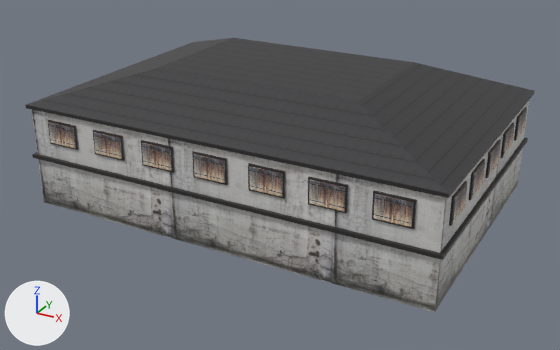
What one commit did to the FBX model src/Game/Arrow/ArrowContent/Models/Town/immeuble2.fbx.
Before and after are seen from a camera (50 mm lens) standing at (1.613, -1.483, 0.999) and looking at (0.607, 0.346, 0.084). The lights are fixed; the arrows at lower left show +X, +Y and +Z. Where no turn or scale is listed for an object, it has been applied to the vertices. Vertices at the same position are counted once.

In view in the first picture: 'Immeuble2_Cube', 'Immeuble2_toit_Cube_001', 'fenetre_Cube'.
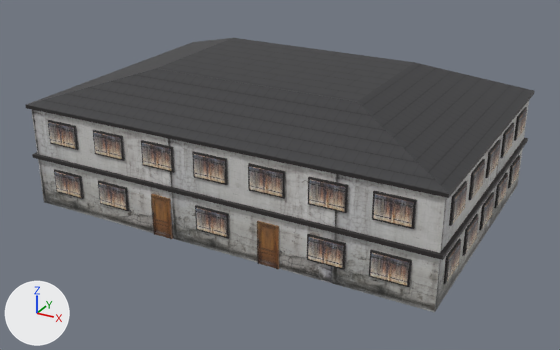
Where the change shows, as pixel boxes (x1, y1, x2, y2) in the pictures (560 x 350 px):
'fenetre_Cube', reshaped: before (48, 107, 527, 229); after (48, 107, 527, 287)
'Cube', added (brown): after (151, 194, 279, 269)
part 1 of me_fenetre_cube, added: after (54, 169, 84, 199)
part 2 of me_fenetre_cube, added: after (369, 250, 412, 287)
part 3 of me_fenetre_cube, added: after (307, 234, 346, 270)
part 4 of me_fenetre_cube, added: after (195, 205, 230, 239)
part 5 of me_fenetre_cube, added: after (98, 181, 129, 211)
part 6 of me_fenetre_cube, added: after (443, 155, 521, 284)

The edits, one by one:
Picture 'immeuble2_porte.png' (img_immeuble2_porte_png) is new.
Material 'Material__porte_png' (mat_material__porte_png) is new.
Its texture is img_immeuble2_porte_png (with its transparency).
me_fenetre_cube is used by ob_fenetre_cube; location (0.0, 0.0, 0.0).
me_fenetre_cube had 12288 vertices, 6552 faces and spanned x -0.008..1.208, y -0.008..0.808, z 0.2..0.27.
me_fenetre_cube now has 23552 vertices, 12558 faces and spans x -0.008..1.208, y -0.008..0.808, z 0.05..0.27.
me_fenetre_cube part 1: the loose piece of 32 vertices spanning x 0.062..0.162, y -0.008..0.0, z 0.2..0.27 is copied, and the copy is moved by (0.0, 0.0, -0.15); it spans x 0.062..0.162, y -0.008..0.0, z 0.05..0.12.
me_fenetre_cube part 2: the loose piece of 32 vertices spanning x 1.038..1.137, y -0.008..0.0, z 0.2..0.27 is copied, and the copy is moved by (0.0, 0.0, -0.15); it spans x 1.038..1.137, y -0.008..0.0, z 0.05..0.12.
me_fenetre_cube part 3: the loose piece of 32 vertices spanning x 0.875..0.975, y -0.008..0.0, z 0.2..0.27 is copied, and the copy is moved by (0.0, 0.0, -0.15); it spans x 0.875..0.975, y -0.008..0.0, z 0.05..0.12.
me_fenetre_cube part 4: the loose piece of 32 vertices spanning x 0.55..0.65, y -0.008..0.0, z 0.2..0.27 is copied, and the copy is moved by (0.0, 0.0, -0.15); it spans x 0.55..0.65, y -0.008..0.0, z 0.05..0.12.
me_fenetre_cube part 5: the loose piece of 32 vertices spanning x 0.225..0.325, y -0.008..0.0, z 0.2..0.27 is copied, and the copy is moved by (0.0, 0.0, -0.15); it spans x 0.225..0.325, y -0.008..0.0, z 0.05..0.12.
me_fenetre_cube part 6: 2560 vertices added at x 1.2..1.208, y 0.05..0.75, z 0.05..0.12.
Mesh me_cube is new.
It has 48 vertices, 36 faces and spans x 0.408..0.795, y -0.005..0.0, z 0.0..0.12.
It uses material mat_material__porte_png (picture img_immeuble2_porte_png).
Object 'Cube' (ob_cube) is new; it shows me_cube.
Its location is (0.0, 0.0, 0.0).
